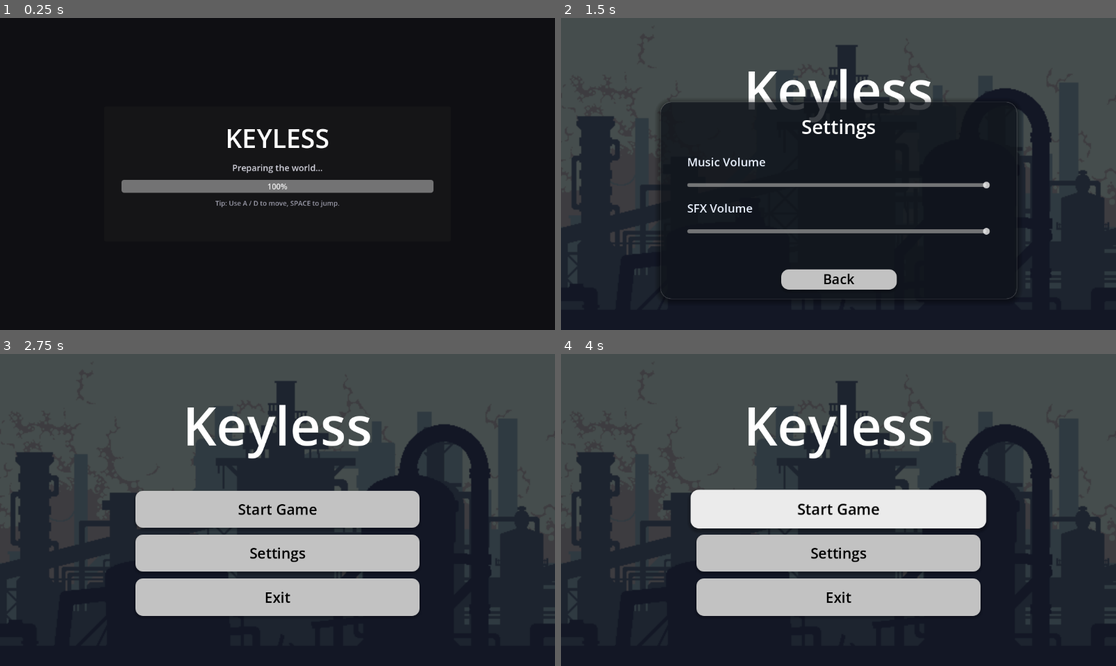
Above: before the commit, frames 1-4 (two rows, left to right).
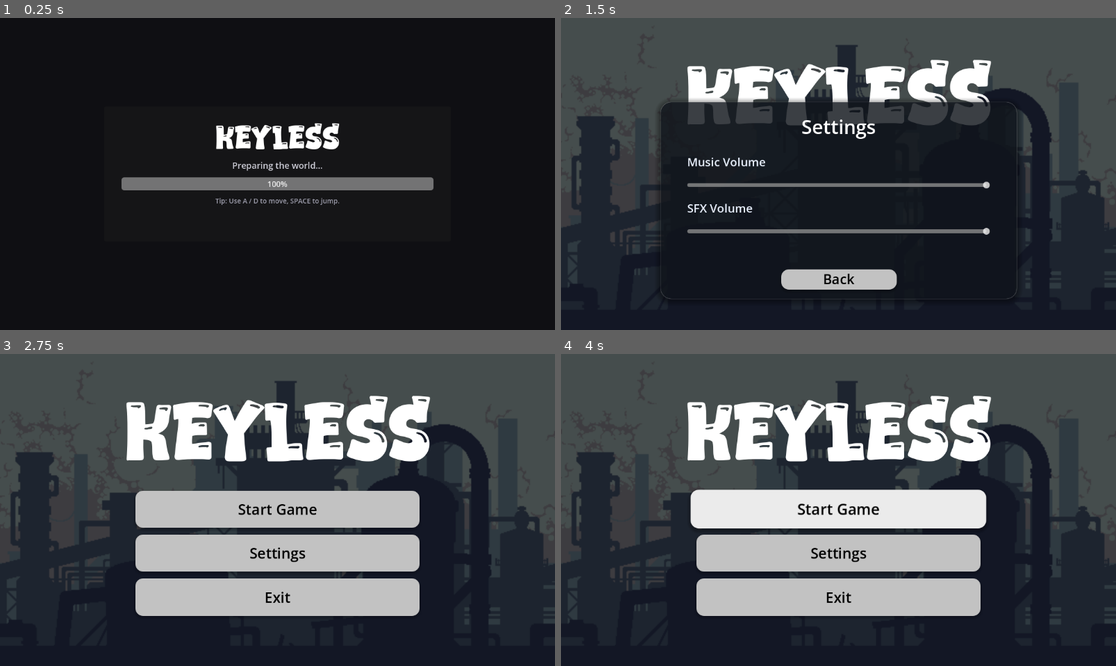
Above: after the commit, the same moments.

Repository: GSalise/Keyless
Game: Godot game, scene res://objects/loading_screen.tscn
Same seed, same stepped clock (60 frames per second), same inputs: the game is played once before the commit and once after it.
Inputs (mouse positions are in pixels of both pictures, inside the frame that each line leads up to):
- Up to frame 1 (0.25 s): no input
- Up to frame 2 (1.5 s): tap Enter at 0.5 s; move the mouse to (960, 158) at 0.52 s; hold D (move_right) 0.53-1.25 s; tap Space (jump) at 0.77 s; click "Settings" at 1.25 s
- Up to frame 3 (2.75 s): click "Back" at 2 s
- Up to frame 4 (4 s): click "Start Game" at 2.75 s; click "Start Game" at 3.5 s

The runs differ from the first frame. In frame 1, 2.7% of the frame differs, in the area x 21-79%, y 33-61%; in frame 2, 6.6%; in frame 3, 6.8%, in the area x 22-78%, y 13-35%; in frame 4, 6.8%.

Commit message:
modified loading screen & main menu

Diff:
--- a/objects/loading_screen.tscn
+++ b/objects/loading_screen.tscn
@@ -1,13 +1,18 @@
 [gd_scene format=3 uid="uid://3k5qgj72gf05"]
 
 [ext_resource type="Script" uid="uid://cwn7l6yfvj53h" path="res://objects/loading_screen.gd" id="1_32s80"]
+[ext_resource type="FontFile" uid="uid://baqhs3crp16yo" path="res://assets/font/Gwenchana.ttf" id="2_nci54"]
 
-[node name="LoadingScreen" type="CanvasLayer"]
+[sub_resource type="LabelSettings" id="LabelSettings_xv75e"]
+font = ExtResource("2_nci54")
+font_size = 60
+
+[node name="LoadingScreen" type="CanvasLayer" unique_id=1754100275]
 process_mode = 3
 layer = 100
 script = ExtResource("1_32s80")
 
-[node name="Bg" type="ColorRect" parent="."]
+[node name="Bg" type="ColorRect" parent="." unique_id=1520520435]
 anchors_preset = 15
 anchor_right = 1.0
 anchor_bottom = 1.0
@@ -15,18 +20,19 @@
 grow_vertical = 2
 color = Color(0.06, 0.06, 0.075, 1)
 
-[node name="Center" type="CenterContainer" parent="."]
+[node name="Center" type="CenterContainer" parent="." unique_id=1845334249]
 anchors_preset = 15
 anchor_right = 1.0
 anchor_bottom = 1.0
 grow_horizontal = 2
 grow_vertical = 2
 
-[node name="Card" type="Panel" parent="Center"]
+[node name="Card" type="Panel" parent="Center" unique_id=1697542476]
 custom_minimum_size = Vector2(720, 280)
+layout_mode = 2
 
-[node name="VBox" type="VBoxContainer" parent="Center/Card"]
-anchors_preset = 15
+[node name="VBox" type="VBoxContainer" parent="Center/Card" unique_id=1927130836]
+layout_mode = 0
 anchor_right = 1.0
 anchor_bottom = 1.0
 offset_left = 36.0
@@ -37,25 +43,28 @@
 grow_vertical = 2
 theme_override_constants/separation = 12
 
-[node name="Title" type="Label" parent="Center/Card/VBox"]
+[node name="Title" type="Label" parent="Center/Card/VBox" unique_id=1831715311]
+layout_mode = 2
 theme_override_font_sizes/font_size = 54
 text = "KEYLESS"
+label_settings = SubResource("LabelSettings_xv75e")
 horizontal_alignment = 1
 uppercase = true
 
-[node name="Subtitle" type="Label" parent="Center/Card/VBox"]
+[node name="Subtitle" type="Label" parent="Center/Card/VBox" unique_id=201920061]
+layout_mode = 2
+theme_override_colors/font_color = Color(0.82, 0.82, 0.86, 1)
 theme_override_font_sizes/font_size = 18
-theme_override_colors/font_color = Color(0.82, 0.82, 0.86, 1)
 text = "Preparing the world…"
 horizontal_alignment = 1
 
-[node name="ProgressBar" type="ProgressBar" parent="Center/Card/VBox"]
+[node name="ProgressBar" type="ProgressBar" parent="Center/Card/VBox" unique_id=1109089172]
 custom_minimum_size = Vector2(0, 24)
-max_value = 100.0
-value = 0.0
+layout_mode = 2
 
-[node name="Hint" type="Label" parent="Center/Card/VBox"]
+[node name="Hint" type="Label" parent="Center/Card/VBox" unique_id=1444172181]
+layout_mode = 2
+theme_override_colors/font_color = Color(0.62, 0.62, 0.68, 1)
 theme_override_font_sizes/font_size = 14
-theme_override_colors/font_color = Color(0.62, 0.62, 0.68, 1)
 text = "Tip: Use A / D to move, SPACE to jump."
 horizontal_alignment = 1
--- a/objects/main_menu.tscn
+++ b/objects/main_menu.tscn
@@ -2,10 +2,15 @@
 
 [ext_resource type="Script" uid="uid://bmhexchwrmojb" path="res://objects/main_menu.gd" id="1_j4vu4"]
 [ext_resource type="Texture2D" uid="uid://b7gwv7w6a33nb" path="res://assets/background/industrial/Background.png" id="2_3fb3l"]
+[ext_resource type="FontFile" uid="uid://baqhs3crp16yo" path="res://assets/font/Gwenchana.ttf" id="3_j4vu4"]
 
 [sub_resource type="StyleBoxTexture" id="StyleBoxTexture_nejgq"]
 texture = ExtResource("2_3fb3l")
 modulate_color = Color(0.3403393, 0.34033936, 0.34033918, 1)
+
+[sub_resource type="LabelSettings" id="LabelSettings_3fb3l"]
+font = ExtResource("3_j4vu4")
+font_size = 150
 
 [sub_resource type="StyleBoxFlat" id="StyleBoxFlat_57rgk"]
 bg_color = Color(0.76240367, 0.76240367, 0.76240367, 1)
@@ -17,6 +22,16 @@
 shadow_size = 5
 shadow_offset = Vector2(0, 3.14)
 
+[sub_resource type="StyleBoxFlat" id="StyleBoxFlat_pressed"]
+bg_color = Color(0.66, 0.66, 0.66, 1)
+corner_radius_top_left = 16
+corner_radius_top_right = 16
+corner_radius_bottom_right = 16
+corner_radius_bottom_left = 16
+shadow_color = Color(0, 0, 0, 0.18)
+shadow_size = 3
+shadow_offset = Vector2(0, 2)
+
 [sub_resource type="StyleBoxFlat" id="StyleBoxFlat_hover"]
 bg_color = Color(0.92, 0.92, 0.92, 1)
 corner_radius_top_left = 16
@@ -27,34 +42,25 @@
 shadow_size = 7
 shadow_offset = Vector2(0, 4)
 
-[sub_resource type="StyleBoxFlat" id="StyleBoxFlat_pressed"]
-bg_color = Color(0.66, 0.66, 0.66, 1)
-corner_radius_top_left = 16
-corner_radius_top_right = 16
-corner_radius_bottom_right = 16
-corner_radius_bottom_left = 16
-shadow_color = Color(0, 0, 0, 0.18)
-shadow_size = 3
-shadow_offset = Vector2(0, 2)
-
 [sub_resource type="StyleBoxEmpty" id="StyleBoxEmpty_t2tg1"]
 
 [sub_resource type="StyleBoxFlat" id="StyleBoxFlat_options"]
 bg_color = Color(0.07, 0.09, 0.12, 0.72)
-corner_radius_top_left = 22
-corner_radius_top_right = 22
-corner_radius_bottom_right = 22
-corner_radius_bottom_left = 22
 border_width_left = 1
 border_width_top = 1
 border_width_right = 1
 border_width_bottom = 1
 border_color = Color(1, 1, 1, 0.14)
+corner_radius_top_left = 22
+corner_radius_top_right = 22
+corner_radius_bottom_right = 22
+corner_radius_bottom_left = 22
 shadow_color = Color(0, 0, 0, 0.35)
 shadow_size = 12
 shadow_offset = Vector2(0, 3)
 
-[node name="MainMenu" type="Control"]
+[node name="MainMenu" type="Control" unique_id=1580335829]
+layout_mode = 3
 anchors_preset = 15
 anchor_right = 1.0
 anchor_bottom = 1.0
@@ -62,16 +68,16 @@
 grow_vertical = 2
 script = ExtResource("1_j4vu4")
 
-[node name="Panel" type="Panel" parent="."]
-anchors_preset = 15
+[node name="Panel" type="Panel" parent="." unique_id=782490106]
+layout_mode = 0
 anchor_right = 1.0
 anchor_bottom = 1.0
 grow_horizontal = 2
 grow_vertical = 2
 theme_override_styles/panel = SubResource("StyleBoxTexture_nejgq")
 
-[node name="Title" type="Label" parent="."]
-anchors_preset = 5
+[node name="Title" type="Label" parent="." unique_id=38350629]
+layout_mode = 0
 anchor_left = 0.5
 anchor_right = 0.5
 offset_left = -260.0
@@ -81,11 +87,12 @@
 grow_horizontal = 2
 theme_override_font_sizes/font_size = 110
 text = "Keyless"
+label_settings = SubResource("LabelSettings_3fb3l")
 horizontal_alignment = 1
 vertical_alignment = 1
 
-[node name="MainButtons" type="VBoxContainer" parent="."]
-anchors_preset = 8
+[node name="MainButtons" type="VBoxContainer" parent="." unique_id=442969319]
+layout_mode = 0
 anchor_left = 0.5
 anchor_top = 0.5
 anchor_right = 0.5
@@ -98,7 +105,8 @@
 grow_vertical = 2
 theme_override_constants/separation = 14
 
-[node name="StartGame" type="Button" parent="MainButtons"]
+[node name="StartGame" type="Button" parent="MainButtons" unique_id=1424364674]
+layout_mode = 2
 size_flags_vertical = 3
 theme_override_colors/font_color = Color(0, 0, 0, 1)
 theme_override_colors/font_focus_color = Color(0, 0, 0, 1)
@@ -111,7 +119,8 @@
 theme_override_styles/focus = SubResource("StyleBoxEmpty_t2tg1")
 text = "Start Game"
 
-[node name="Settings" type="Button" parent="MainButtons"]
+[node name="Settings" type="Button" parent="MainButtons" unique_id=1026853074]
+layout_mode = 2
 size_flags_vertical = 3
 theme_override_colors/font_color = Color(0, 0, 0, 1)
 theme_override_colors/font_focus_color = Color(0, 0, 0, 1)
@@ -124,7 +133,8 @@
 theme_override_styles/focus = SubResource("StyleBoxEmpty_t2tg1")
 text = "Settings"
 
-[node name="Exit" type="Button" parent="MainButtons"]
+[node name="Exit" type="Button" parent="MainButtons" unique_id=1117782339]
+layout_mode = 2
 size_flags_vertical = 3
 theme_override_colors/font_color = Color(0, 0, 0, 1)
 theme_override_colors/font_focus_color = Color(0, 0, 0, 1)
@@ -137,9 +147,9 @@
 theme_override_styles/focus = SubResource("StyleBoxEmpty_t2tg1")
 text = "Exit"
 
-[node name="Options" type="Panel" parent="."]
+[node name="Options" type="Panel" parent="." unique_id=510888850]
 visible = false
-anchors_preset = 8
+layout_mode = 0
 anchor_left = 0.5
 anchor_top = 0.5
 anchor_right = 0.5
@@ -152,8 +162,8 @@
 grow_vertical = 2
 theme_override_styles/panel = SubResource("StyleBoxFlat_options")
 
-[node name="OptionsTitle" type="Label" parent="Options"]
-anchors_preset = 10
+[node name="OptionsTitle" type="Label" parent="Options" unique_id=1293307760]
+layout_mode = 0
 anchor_right = 1.0
 offset_top = 24.0
 offset_bottom = 80.0
@@ -163,8 +173,8 @@
 horizontal_alignment = 1
 vertical_alignment = 1
 
-[node name="SettingsVBox" type="VBoxContainer" parent="Options"]
-anchors_preset = 15
+[node name="SettingsVBox" type="VBoxContainer" parent="Options" unique_id=641351156]
+layout_mode = 0
 anchor_right = 1.0
 anchor_bottom = 1.0
 offset_left = 56.0
@@ -175,30 +185,34 @@
 grow_vertical = 2
 theme_override_constants/separation = 16
 
-[node name="MusicLabel" type="Label" parent="Options/SettingsVBox"]
+[node name="MusicLabel" type="Label" parent="Options/SettingsVBox" unique_id=1382714199]
+layout_mode = 2
+theme_override_colors/font_color = Color(0.92, 0.95, 1, 1)
 theme_override_font_sizes/font_size = 24
-theme_override_colors/font_color = Color(0.92, 0.95, 1, 1)
 text = "Music Volume"
 
-[node name="MusicSlider" type="HSlider" parent="Options/SettingsVBox"]
+[node name="MusicSlider" type="HSlider" parent="Options/SettingsVBox" unique_id=1696656438]
 custom_minimum_size = Vector2(0, 30)
+layout_mode = 2
 max_value = 1.0
 step = 0.01
 value = 0.8
 
-[node name="SfxLabel" type="Label" parent="Options/SettingsVBox"]
+[node name="SfxLabel" type="Label" parent="Options/SettingsVBox" unique_id=1001742312]
+layout_mode = 2
+theme_override_colors/font_color = Color(0.92, 0.95, 1, 1)
 theme_override_font_sizes/font_size = 24
-theme_override_colors/font_color = Color(0.92, 0.95, 1, 1)
 text = "SFX Volume"
 
-[node name="SfxSlider" type="HSlider" parent="Options/SettingsVBox"]
+[node name="SfxSlider" type="HSlider" parent="Options/SettingsVBox" unique_id=709860524]
 custom_minimum_size = Vector2(0, 30)
+layout_mode = 2
 max_value = 1.0
 step = 0.01
 value = 0.8
 
-[node name="Back" type="Button" parent="Options"]
-anchors_preset = 7
+[node name="Back" type="Button" parent="Options" unique_id=902703891]
+layout_mode = 0
 anchor_left = 0.5
 anchor_top = 1.0
 anchor_right = 0.5
Not shown: 1 places in objects/main_menu.tscn that only renumber resources
